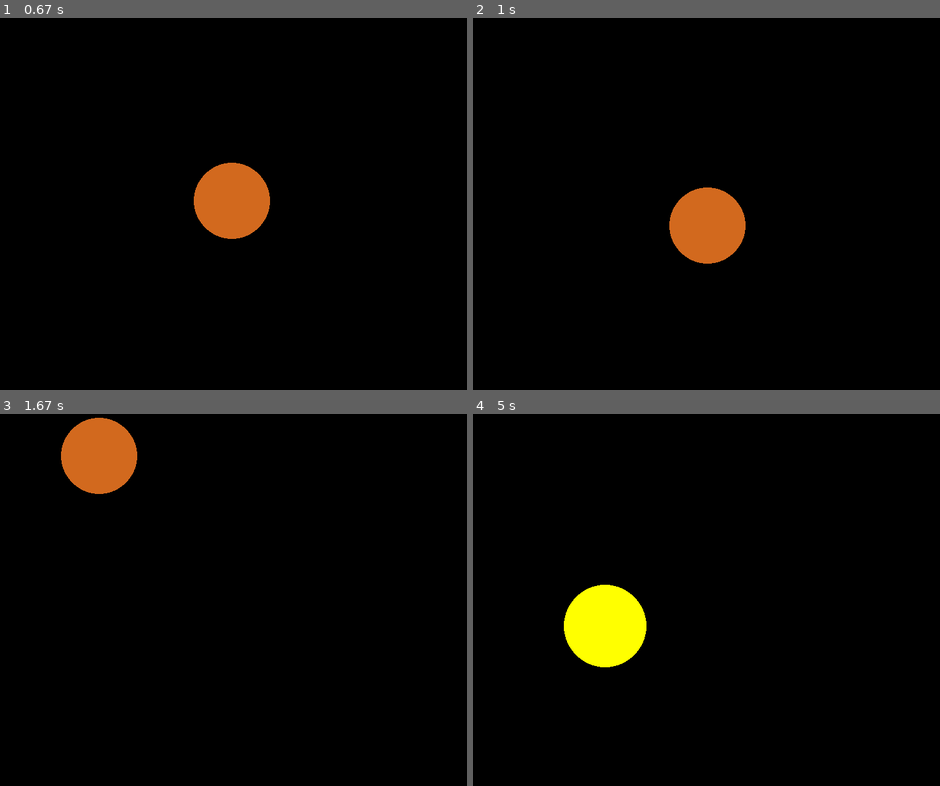
Above: before the commit, frames 1-4 (two rows, left to right).
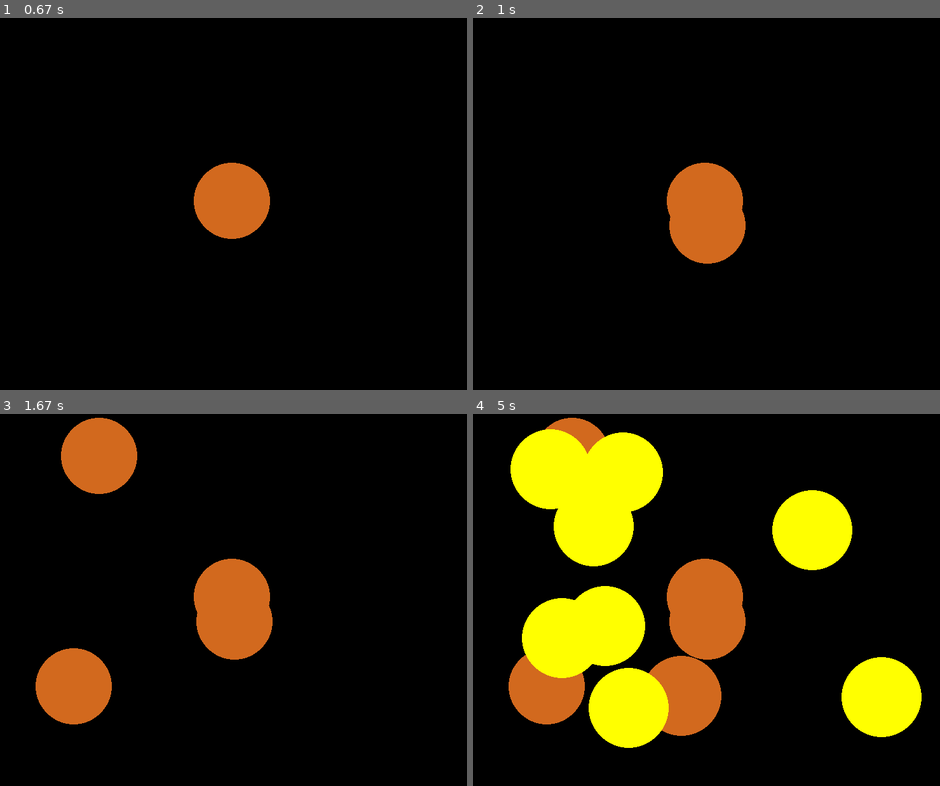
Above: after the commit, the same moments.

Repository: ArchakovBullet/Scripts_Python
Game: pygame game, started from Book_Python_for_Children/2_2_Ball_Plus_Minus.py
Same seed, same stepped clock (60 frames per second), same inputs: the game is played once before the commit and once after it.
Inputs (mouse positions are in pixels of both pictures, inside the frame that each line leads up to):
- Up to frame 1 (0.67 s): tap 1 at 0.33 s
- Up to frame 2 (1 s): click (706, 226) at 0.72 s
- Up to frame 3 (1.67 s): click (74, 685) at 1.05 s; click (98, 454) at 1.38 s
- Up to frame 4 (5 s): click (683, 696) at 1.72 s; tap + at 2 s; click (622, 473) at 2.38 s; tap 2 at 2.73, 3.03 s; click (879, 696) at 2.75 s; tap 3 at 2.82 s; click (813, 529) at 3.22 s; click (552, 469) at 3.55 s; click (561, 637) at 3.88 s; click (627, 707) at 4.22 s; click (594, 525) at 4.55 s; click (603, 626) at 4.88 s

Frame 1 is identical in both runs. In frame 2, 1.1% of the frame differs, in the area x 41-58%, y 38-54%; in frame 3, 6.3%; in frame 4, 27%, in the area x 7-97%, y 1-90%.

Commit message:
Борьба с шариками продолжается.

Diff:
--- a/Book_Python_for_Children/2_2_Ball_Plus_Minus.py
+++ b/Book_Python_for_Children/2_2_Ball_Plus_Minus.py
@@ -16,7 +16,8 @@
 
 
 print('\n' +'#' * 50)
-print('Для выхода из игры нажмите Escape\nлибо нажмите крестик.')
+print('Для выхода из игры нажмите Escape\nлибо нажмите крестик.\n')
+print('Для очистки от следов левый Ctrl')
 print('\n' +'#' * 50)
 
 x,y = 400,300
@@ -48,6 +49,8 @@
 
 last_printed_state = None # 'alt', 'space', или None
 
+clock = pg.time.Clock()
+
 # Чтобы окошко закрывалось не сразу.
 while True:
     for event in pg.event.get():
@@ -60,7 +63,6 @@
                 sys.exit()
         elif event.type == pg.MOUSEBUTTONDOWN:
             x,y = pg.mouse.get_pos()
-            # color = red_color
 
 
     # screen.fill((0,0,0))
@@ -68,23 +70,28 @@
     keys = pg.key.get_pressed()
     mods = pg.key.get_mods()
 
-    if mods & pg.KMOD_ALT:
-        screen.fill(orange_color)
-        current_state = 'alt'
-    elif keys[pg.K_SPACE]:
-        screen.fill(blue_color)
-        current_state = 'space'
-    else:
+
+    # if mods & pg.KMOD_ALT:
+    #     screen.fill(orange_color)
+    #     current_state = 'alt'
+    # elif keys[pg.K_SPACE]:
+    #     screen.fill(blue_color)
+    #     current_state = 'space'
+    # else:
+    #     screen.fill(black)
+    #     current_state = None
+
+    # if current_state != last_printed_state:
+    #     if current_state == 'alt':
+    #         print('Alt зажата')
+    #     elif current_state == 'space':
+    #         print('Зажат пробел')
+
+    #     last_printed_state = current_state
+
+
+    if mods & pg.KMOD_CTRL: # Очищаем от следов.
         screen.fill(black)
-        current_state = None
-
-    if current_state != last_printed_state:
-        if current_state == 'alt':
-            print('Alt зажата')
-        elif current_state == 'space':
-            print('Зажат пробел')
-
-        last_printed_state = current_state
 
     if keys[pg.K_1]:
         color = chocolate
@@ -94,7 +101,6 @@
         color = purple_color
 
     control = size > 15 and size < 100
-
     if control:
         if keys[pg.K_KP_PLUS]:
             size += 1
@@ -103,10 +109,10 @@
             size -=1
     else:
         size = 60
-        color = sky_blue
+        # color = sky_blue
 
 
 
     pg.draw.circle(screen, color, (x,y), size)
     pg.display.flip()
-    pg.time.delay(10)
+    clock.tick(60)
--- /dev/null
+++ b/Book_Python_for_Children/3_Ball_New_Interface.py
@@ -0,0 +1,80 @@
+'''''''Новый интерфейс старого кода(стр.50) '''''''
+
+import pygame as pg, sys
+import os
+
+pg.init()
+
+os.environ['SDL_VIDEO_WINDOW_POS'] = '2480, 240'
+screen = pg.display.set_mode((800, 600))
+pg.display.set_caption('Взлетаем к курсору')
+
+print('\n' +'#' * 50)
+print('Для выхода из игры нажмите Escape\nлибо нажмите крестик.\n')
+print('\n' +'#' * 50)
+
+# Небесно-голубой
+sky_blue = (135, 206, 235)
+
+# Лимонный
+lemon = (255, 255, 0)
+
+# Вишневый
+cherry = (222, 49, 99)
+
+# Морская волна
+sea_green = (46, 139, 87)
+
+# Шоколадный
+chocolate = (210, 105, 30)
+
+red_color = (255, 0, 0)
+green_color = (0, 255, 0)
+blue_color = (0, 0, 255)
+orange_color = (255, 165, 0)
+purple_color = (128, 0, 128)
+black = (0,0,0)
+
+x,y = 400,300
+size = 60
+color = cherry
+
+font = pg.font.SysFont('Arial', 24)
+
+clock = pg.time.Clock()
+
+while True:
+    for event in pg.event.get():
+        if event.type == pg.QUIT:
+            pg.quit()
+            sys.exit()
+        elif event.type == pg.KEYDOWN:
+            if event.key == pg.K_ESCAPE:
+                pg.quit()
+                sys.exit()
+        elif event.type == pg.MOUSEBUTTONDOWN:
+            x,y = pg.mouse.get_pos()
+            pg.draw.circle(screen, color, (x,y), size)
+
+    keys = pg.key.get_pressed()
+    mods = pg.key.get_mods()
+
+    if keys[pg.K_1]: color = red_color
+    if keys[pg.K_2]: color = lemon
+    if keys[pg.K_3]: color = green_color
+
+    if keys[pg.K_SPACE]: screen.fill(sky_blue)
+
+    if 15 < size < 100:
+        if keys[pg.K_KP_MINUS]: size -= 1
+        elif keys[pg.K_KP_PLUS]: size += 1
+    else: size = 60
+
+    pg.draw.rect(screen, (50,50,50), (0,550,800, 50))
+    pg.draw.circle(screen,color, (50,575), 15)
+    pg.draw.circle(screen,(200, 200,200), (50, 575), 15, 1 )
+    size_text = font.render(f'Размер: {size} ', True, (255,255,255))
+    screen.blit(size_text, (80,560))
+
+    pg.display.flip()
+    clock.tick(60)
